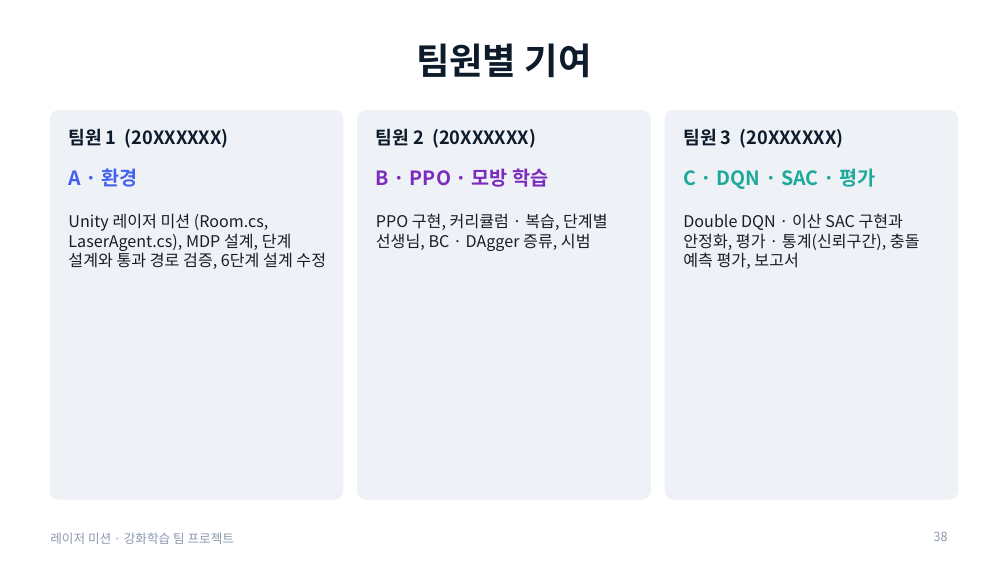
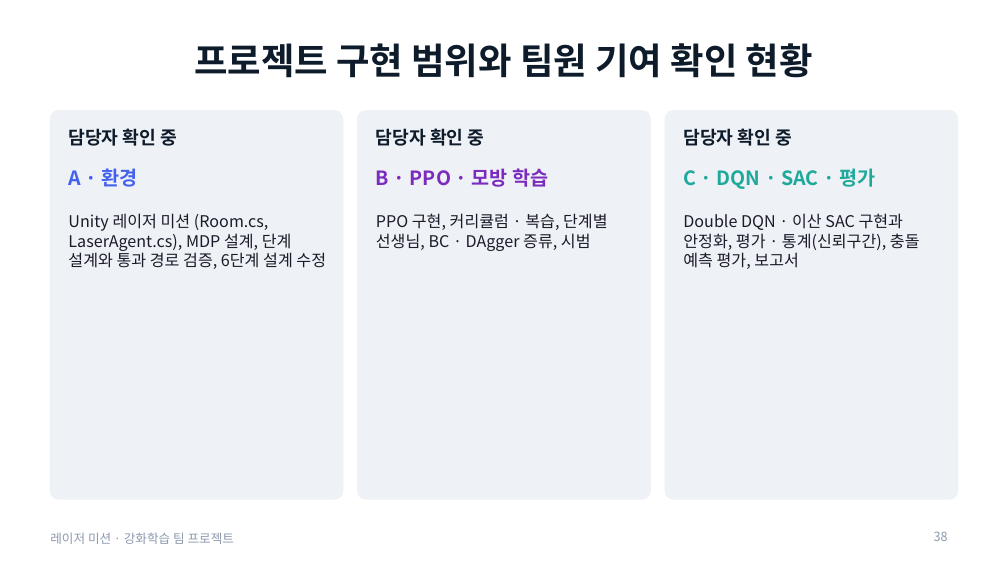
Before and after one commit to changxeokSong/reinforcement_learning, a slide deck: slide 38 of docs/LaserMission_presentation.pptx. Drawn at 1008x567 pixels with LibreOffice and Linux fonts; fonts in the diff are those of the drawing. Boxes give left, top, right and bottom in pixels: in the first picture for what was removed or moved away, otherwise in the second. Text is boxed around its words. In the diff, an @@ line names an element or a change of style, - is before the commit and + after.

```diff
--- a/docs/LaserMission_presentation.pptx
+++ b/docs/LaserMission_presentation.pptx
@@ title at (194, 43, 813, 78): text changed @@
-팀원별 기여
+프로젝트 구현 범위와 팀원 기여 확인 현황
@@ text at (68, 128, 177, 146): text changed @@
-팀원 1 (20XXXXXX)
+담당자 확인 중
@@ text at (376, 128, 485, 146): text changed @@
-팀원 2 (20XXXXXX)
+담당자 확인 중
@@ text at (683, 128, 792, 146): text changed @@
-팀원 3 (20XXXXXX)
+담당자 확인 중
```
Also in this commit, not shown: 4 other slides changed, 10 other files.
